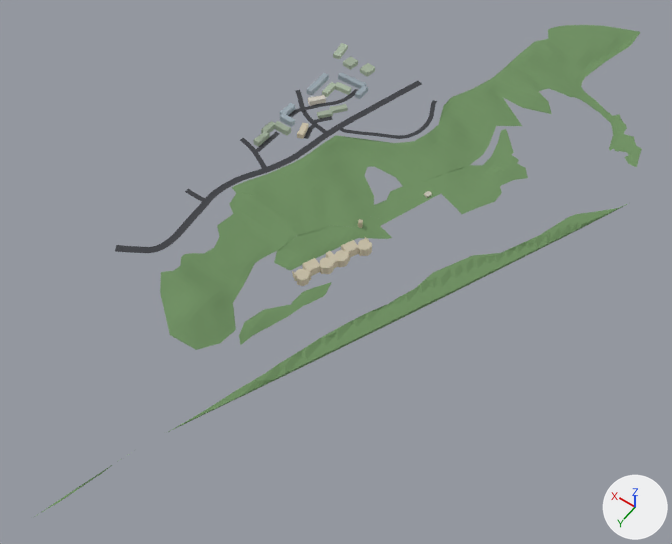
What one commit did to the glTF model public/tiles/tile_4_10.glb.
Rendered twice from a camera (50 mm lens) standing at (-3861.0, 1086.0, 1004.0) and looking at (-3395.0, 434.0, -21.0). The lights are fixed; the arrows at lower right show +X, +Y and +Z. The first picture is the older version. Where no turn or scale is listed for an object, it has been applied to the vertices.

Before the edit, the objects in view are built like this:
```python
me_bld_4_10 = bpy.data.meshes.new('bld_4_10')
me_bld_4_10.from_pydata(...)  # 346 vertices, 491 faces; spans x -139.0..139.0, y -205.0..205.0, z -20.0..20.0
me_bld_4_10.materials.append(mat_cityvc)
me_grn_4_10 = bpy.data.meshes.new('grn_4_10')
me_grn_4_10.from_pydata(...)  # 2279 vertices, 4309 faces; spans x -233.0..233.0, y -592.0..592.0, z -22.0..22.0
me_grn_4_10.materials.append(mat_cityvc)
me_road_4_10 = bpy.data.meshes.new('road_4_10')
me_road_4_10.from_pydata(...)  # 440 vertices, 416 faces; spans x -101.0..101.0, y -273.0..273.0, z -13.0..13.0
me_road_4_10.materials.append(mat_cityvc)
ob_bld_4_10 = bpy.data.objects.new('bld_4_10', me_bld_4_10)
ob_bld_4_10.location = (-3302.0, 296.0, 29.0)
ob_grn_4_10 = bpy.data.objects.new('grn_4_10', me_grn_4_10)
ob_grn_4_10.location = (-3446.0, 347.0, 19.0)
ob_road_4_10 = bpy.data.objects.new('road_4_10', me_road_4_10)
ob_road_4_10.location = (-3265.0, 348.0, 36.0)
```
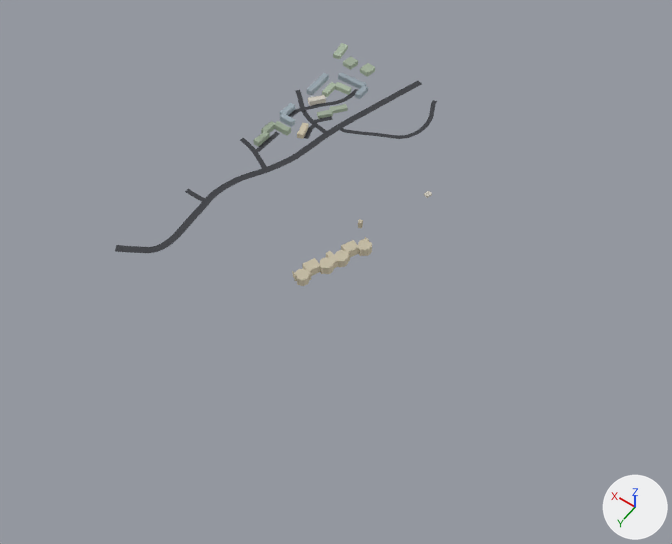
Pixel boxes (x1, y1, x2, y2) of what changed, in the pictures (672 x 544 px):
'grn_4_10', deleted (green)
    before: (33, 25, 642, 518)

What changed in the scene script:
```text
Remove ob_grn_4_10:
    ob_grn_4_10 = bpy.data.objects.new('grn_4_10', me_grn_4_10)
    ob_grn_4_10.location = (-3446.0, 347.0, 19.0)
```
